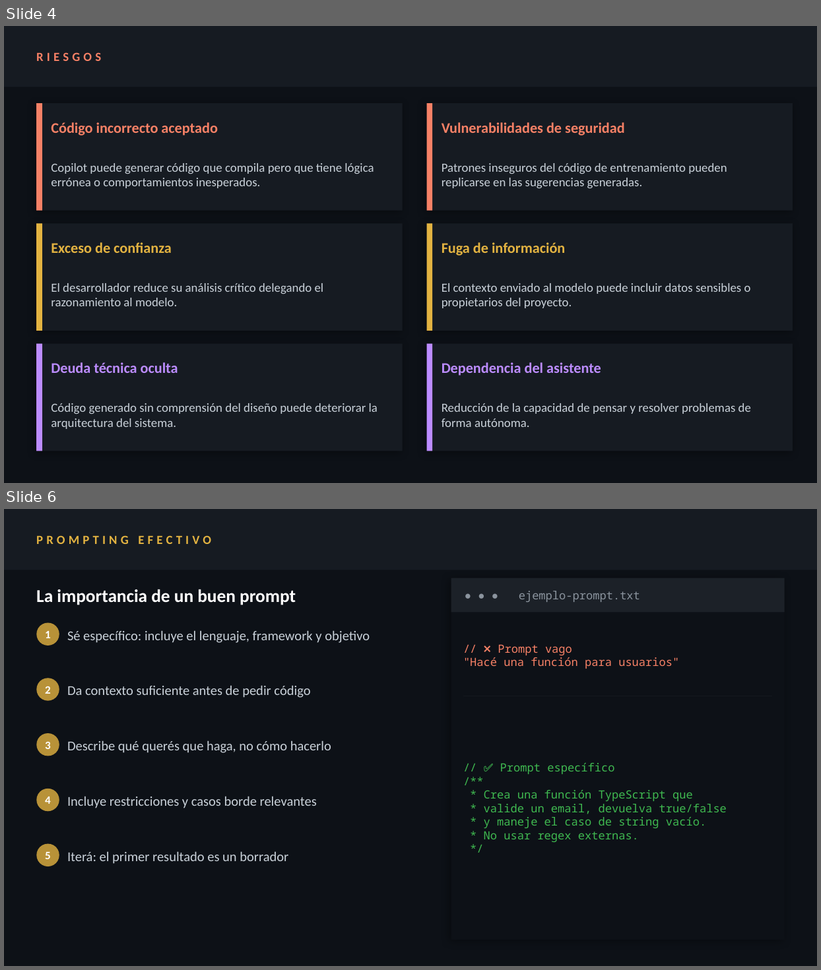
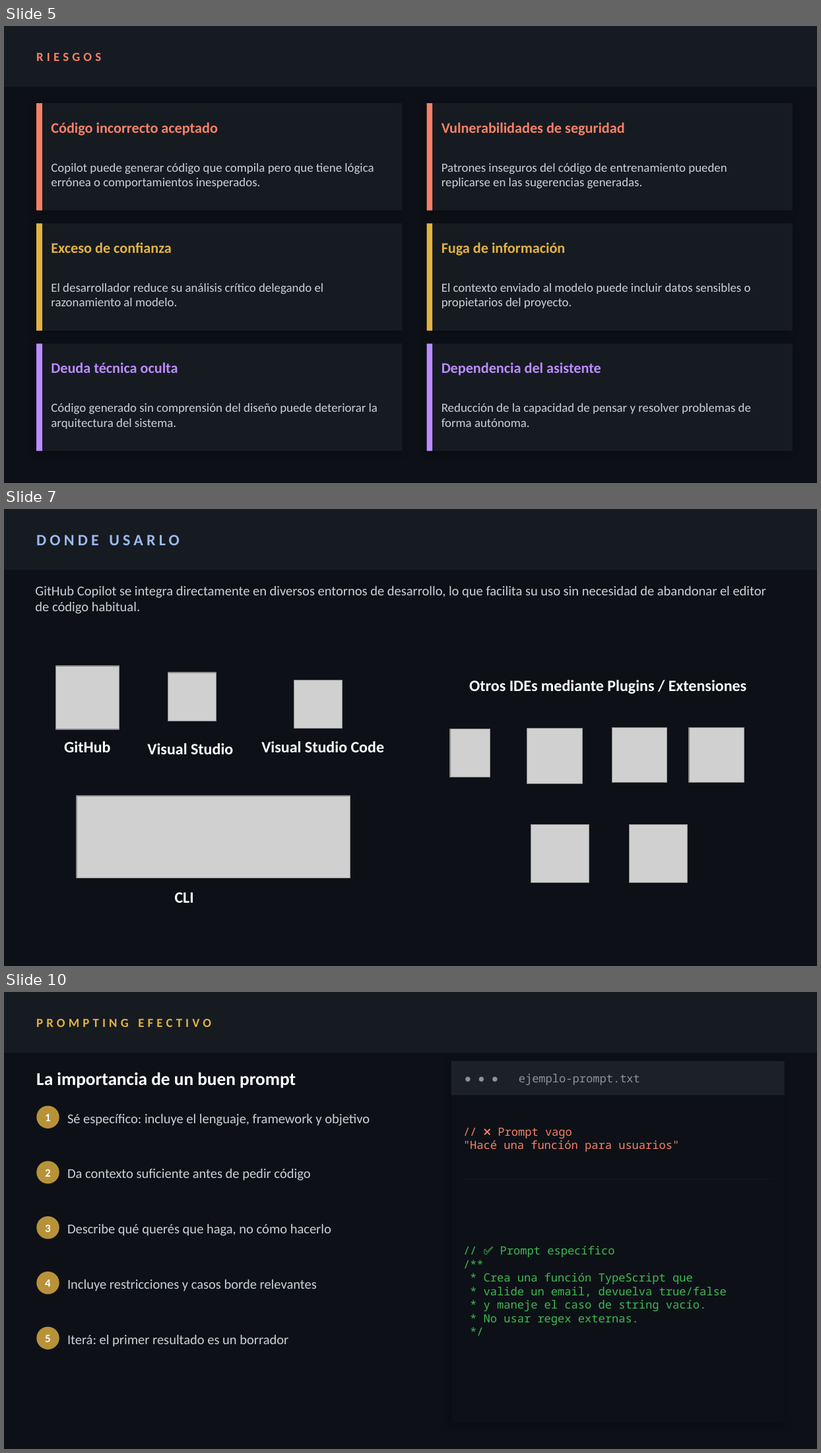
Before and after one commit to luciaviera/investigacion-GtiHubCopilot-FIS, a slide deck: presentacion.pptx. Shown one above the other, each under a label of ours: slides 4 and 6 before the commit, slides 5, 7 and 10 after it; the slides between them are not shown. The pictures are 821x970 and 821x1453 pixels, drawn with LibreOffice and Linux fonts; fonts in the diff are those of the drawing; grey boxes stand for pictures. Boxes give left, top, right and bottom in pixels: in the first picture for what was removed or moved away, otherwise in the second. Text is boxed around its words. In the diff, an @@ line names an element or a change of style, - is before the commit and + after.

```diff
--- a/presentacion.pptx
+++ b/presentacion.pptx
@@ slide 7 added at [4,509,817,966], background #0D1117 @@
@@ rectangle added at [4,509,817,570], fill #161B22 @@
@@ text added at [36,535,179,545], 14 pt, text #9DBAED, bold @@
+DONDE USARLO
@@ text added at [35,586,766,614], 12 pt, text #C9D1D9 @@
+GitHub Copilot se integra directamente en diversos entornos de desarrollo, lo que facilita su uso sin necesidad de abandonar el editor de código habitual.
@@ picture added at [56,666,120,729] @@
@@ picture added at [168,673,217,720] @@
@@ picture added at [294,681,343,729] @@
@@ text added at [469,680,747,694], 14 pt, text #FFFFFF, bold @@
+Otros IDEs mediante Plugins / Extensiones
@@ text added at [64,741,110,753], 14 pt, text #FFFFFF, bold @@
+GitHub
@@ text added at [147,743,233,755], 14 pt, text #FFFFFF, bold @@
+Visual Studio
@@ text added at [261,741,385,753], 14 pt, text #FFFFFF, bold @@
+Visual Studio Code
@@ picture added at [450,729,490,776] @@
@@ picture added at [527,729,582,784] @@
@@ picture added at [613,727,667,783] @@
@@ picture added at [688,727,744,783] @@
@@ picture added at [77,796,350,878] @@
@@ picture added at [531,824,589,882] @@
@@ picture added at [629,824,687,882] @@
@@ text added at [175,892,194,903], 14 pt, text #FFFFFF, bold @@
+CLI
@@ what was slide 4 is now slide 5 @@
@@ what was slide 6 is now slide 10 @@
```
Also in this commit, not shown: 1 slide changed, 10 other slides added, 2 slides removed.
